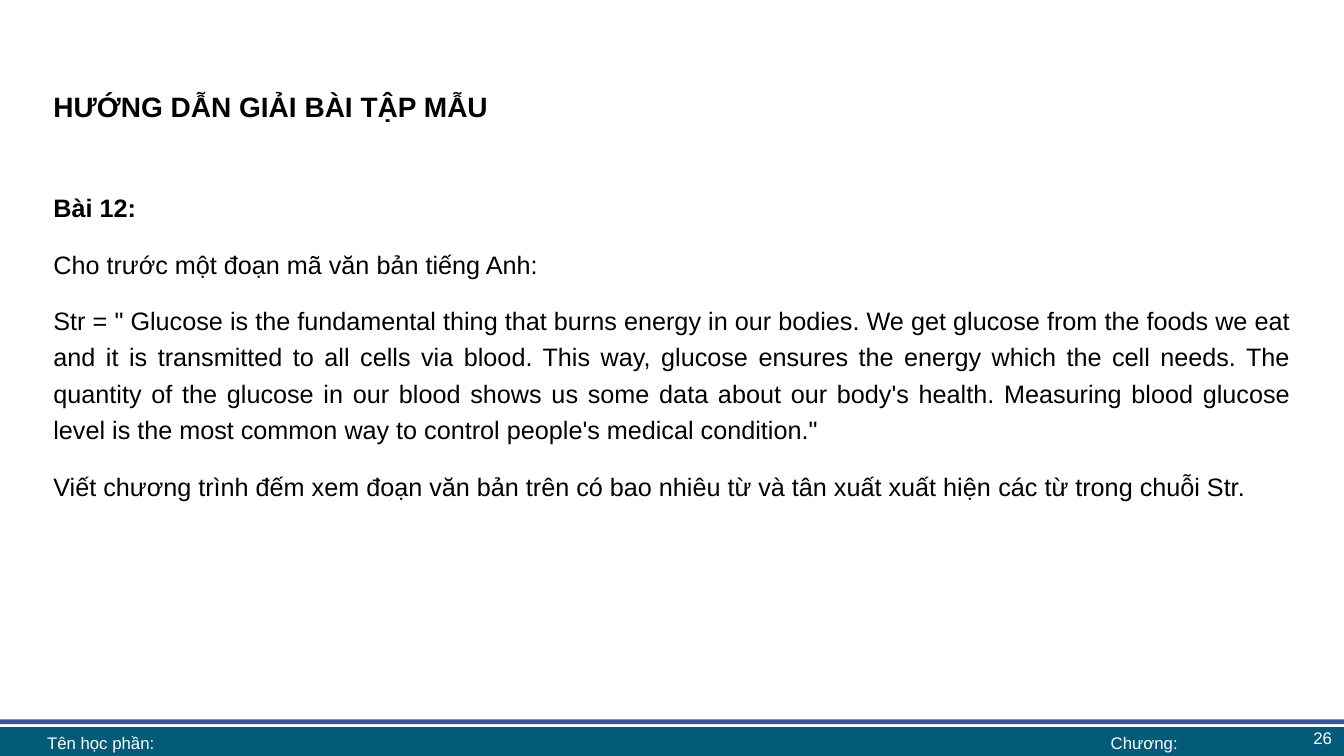
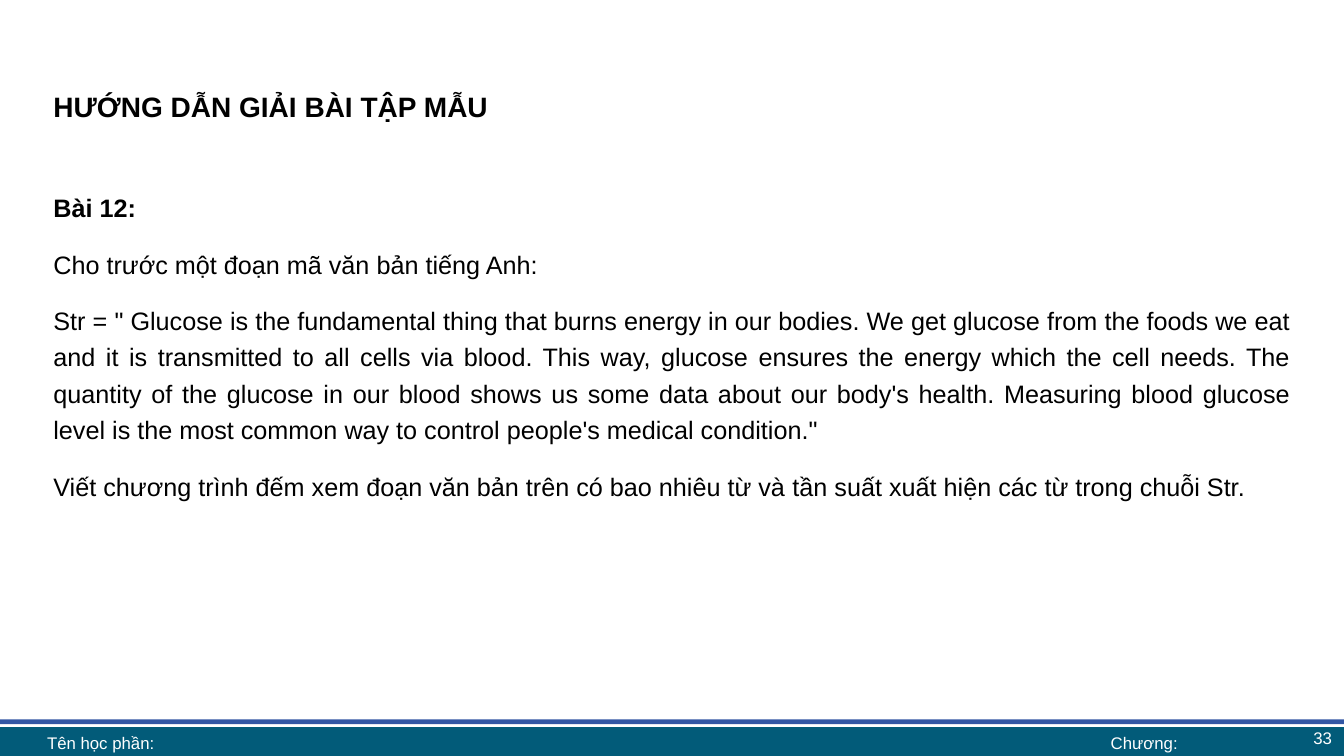
Before and after one commit to lhaaaaa/17A2-Ca-sang, a slide deck: slide 33 of Lab 6 + 7/Lab 7 bài giảng.pptx (slide 26 before the commit). Drawn at 1344x756 pixels with LibreOffice and Linux fonts; fonts in the diff are those of the drawing; background and template pictures are left out. Boxes give left, top, right and bottom in pixels: in the first picture for what was removed or moved away, otherwise in the second. Text is boxed around its words. In the diff, an @@ line names an element or a change of style, - is before the commit and + after.

```diff
--- a/Lab 6 + 7/Lab 7 bài giảng.pptx
+++ b/Lab 6 + 7/Lab 7 bài giảng.pptx
@@ text at (53,475,1245,501): text changed @@
-Viết chương trình đếm xem đoạn văn bản trên có bao nhiêu từ và tân xuất xuất hiện các từ trong chuỗi Str.
+Viết chương trình đếm xem đoạn văn bản trên có bao nhiêu từ và tần suất xuất hiện các từ trong chuỗi Str.
@@ page number at (1313,732,1332,744): text changed @@
-26
+33
```
Also in this commit, not shown: 7 other slides changed, 7 slides added, 1 other file.
